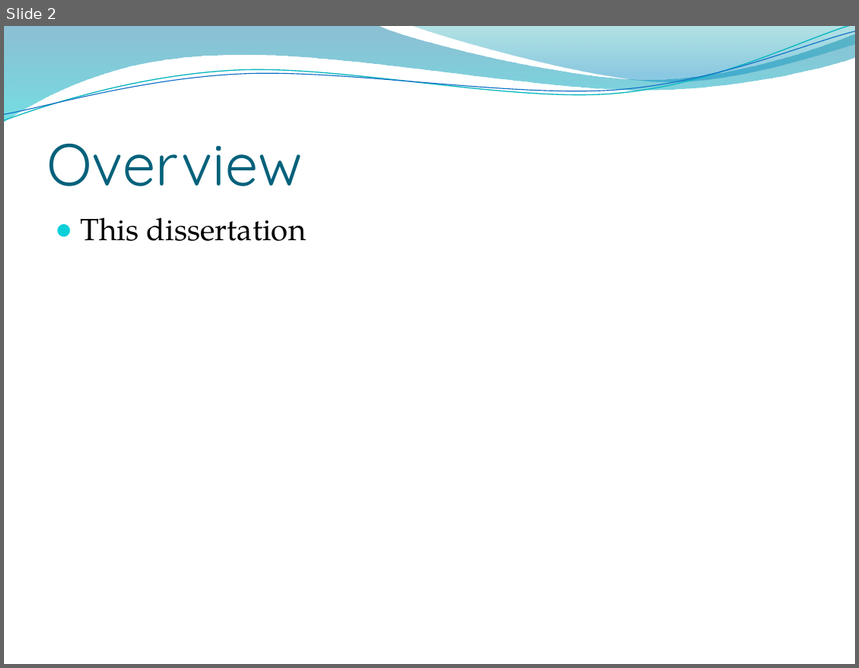
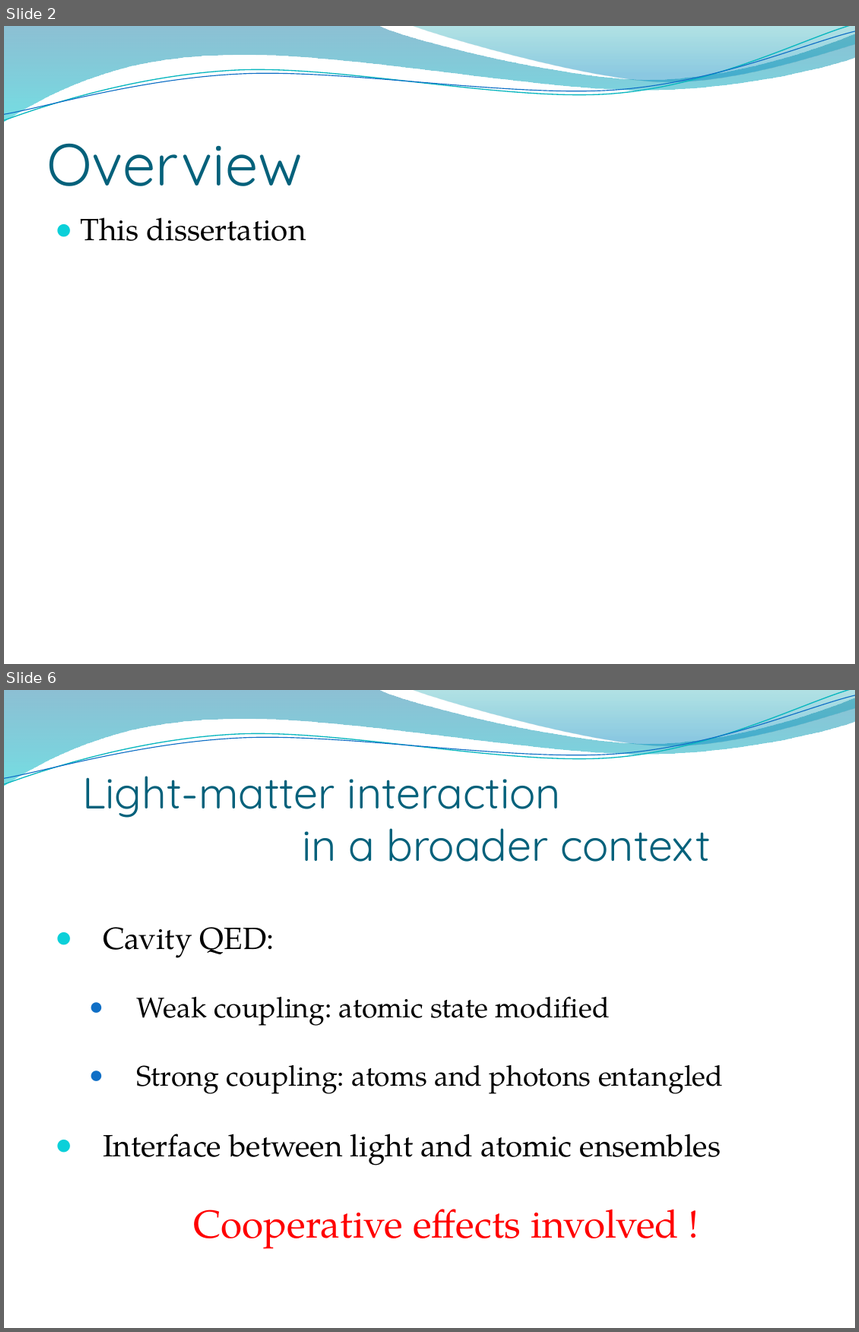
Before and after one commit to garylee213/defense, a slide deck: defense.pptx. Shown one above the other, each under a label of ours: slide 2 before the commit, slides 2 and 6 after it; the slides between them are not shown. The pictures are 859x668 and 859x1332 pixels, drawn with LibreOffice and Linux fonts; fonts in the diff are those of the drawing; background and template pictures are left out. Boxes give left, top, right and bottom in pixels: in the first picture for what was removed or moved away, otherwise in the second. Text is boxed around its words. In the diff, an @@ line names an element or a change of style, - is before the commit and + after.

```diff
--- a/defense.pptx
+++ b/defense.pptx
@@ slide 6 added at box(4, 690, 855, 1328), background picture (left out); not listed: 4 template elements that a slide beside it also shows @@
@@ title added at box(82, 776, 711, 862), 37 pt, text #04617B @@
+Light-matter interaction
+in a broader context
@@ text added at box(103, 927, 724, 1249), 24 pt, text #000000 @@
+● Cavity QED:
+  ● Weak coupling: atomic state modified
+  ● Strong coupling: atoms and photons entangled
+● Interface between light and atomic ensembles
+  Cooperative effects involved !
```
Also in this commit, not shown: 2 slides changed, 3 other slides added, 1 slide removed, 6 other files.
